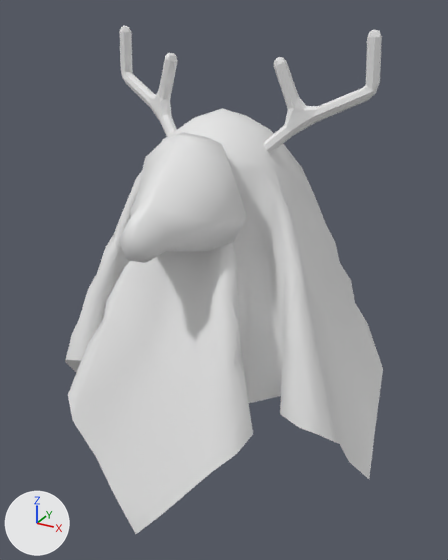
Renders of the glTF model assets/models/loomies/008.glb from each side of a commit.
The view is the same before and after, from a camera (50 mm lens) standing at (1.51, -2.7, 2.32) and looking at (0.03, -0.02, 0.98). Arrows for +X, +Y and +Z are at lower left; the lights stay in place. Where no turn or scale is listed for an object, it has been applied to the vertices. Vertices at the same position are counted once.
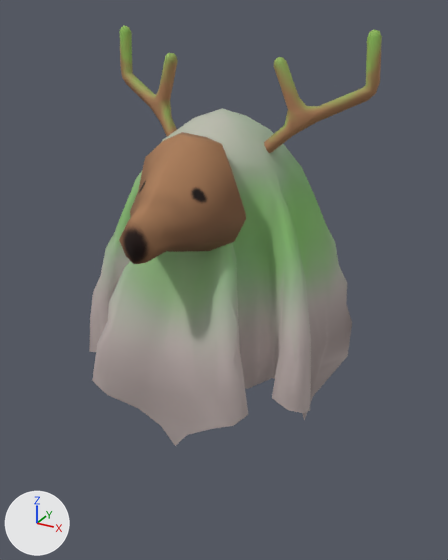
Where the newer file only moved an object's origin or applied its transform, the numbers keep the older frame.

Edits to the bpy script that builds the scene:
```text
Add img_metallic_bake_collection_roughness_bake_collection:
    img_metallic_bake_collection_roughness_bake_collection = load_image('METALLIC_Bake collection-ROUGHNESS_Bake collection', '_unpacked/METALLIC_Bake_collection-ROUGHNESS_Bake_collection', 512, 512, 'Non-Color')
Add img_base_color_bake_collection:
    img_base_color_bake_collection = load_image('BASE COLOR_Bake collection', '_unpacked/BASE_COLOR_Bake_collection', 512, 512, 'sRGB')
Add mat_bake_collection_bake_preview:
    mat_bake_collection_bake_preview = bpy.data.materials.new('Bake collection bake preview')
    # uses the picture img_base_color_bake_collection
    # uses the picture img_metallic_bake_collection_roughness_bake_collection
Change me_sphere_001:
    where me_sphere_001.from_pydata(...)  # 51 vertices, 98 faces; spans x -0.303..0.304, y -0.441..0.117, z -0.361..0.16
    used by ob_sphere_001; location = (0.0, -0.34, 1.635)
    me_sphere_001 part 1
    me_sphere_001.vertices[7].co: (-0.016, -0.441, -0.281) -> (-0.008, -0.402, -0.313)  # pixel (126, 260) -> pixel (134, 264)
    add me_sphere_001.materials.append(mat_bake_collection_bake_preview)
Change me_plane_003:
    used by ob_plane_001; location = (0.0, 0.0, 0.0)
    remove me_plane_003.from_pydata(...)  # 269 vertices, 471 faces; spans x -0.92..0.91, y -0.91..0.93, z -0.04..1.87
    add me_plane_003.from_pydata(...)  # 269 vertices, 471 faces; spans x -0.67..0.66, y -0.67..0.68, z 0.21..1.87
    me_plane_003 part 2: 149 of 269 vertices moved; they spanned x -0.92..0.91, y -0.91..0.93, z -0.04..1.1 and now span x -0.67..0.66, y -0.67..0.68, z 0.21..1.09; mean shift (0.0, 0.0, 0.04); largest move (-0.02, 0.93, -0.04) -> (-0.01, 0.53, 0.21)
    me_plane_003 part 3: texture (UV) coordinates of 471 of 471 faces, centred in x -0.89..0.88, y -0.88..0.9, z 0.06..1.85, changed; they spanned u 0.0..1.0, v 0.0..1.0 and now span u 0.01..0.95, v 0.01..0.99
    add me_plane_003.materials.append(mat_bake_collection_bake_preview)
Change me_vert:
    where me_vert.from_pydata(...)  # 164 vertices, 320 faces; spans x -0.716..0.716, y -0.049..0.208, z 2.278..2.832
    used by ob_vert; location = (0.0, 0.0, -0.598)
    me_vert part 4: texture (UV) coordinates changed
    add me_vert.materials.append(mat_bake_collection_bake_preview)
```

Pixel boxes [x1, y1, x2, y2] of what changed, in the pictures (448 x 560 px; the box of a moved part takes in the faces that stretch with it):
'Plane.001', recoloured, reshaped, surface changed (grey to green, 17% narrower, 21% shorter): before [65, 109, 383, 534]; after [89, 109, 352, 446]
'Sphere.001', recoloured, reshaped (white to brown): before [119, 132, 246, 263]; after [119, 132, 246, 264]
'Vert', recoloured, surface changed: [119, 26, 382, 153] in both
part 1 of me_sphere_001, moved or reshaped: before [119, 221, 154, 263]; after [119, 221, 154, 264]
part 2 of me_plane_003, moved or reshaped: before [65, 188, 383, 534]; after [89, 188, 352, 446]
part 3 of me_plane_003, surface changed: [106, 109, 326, 292] in both
